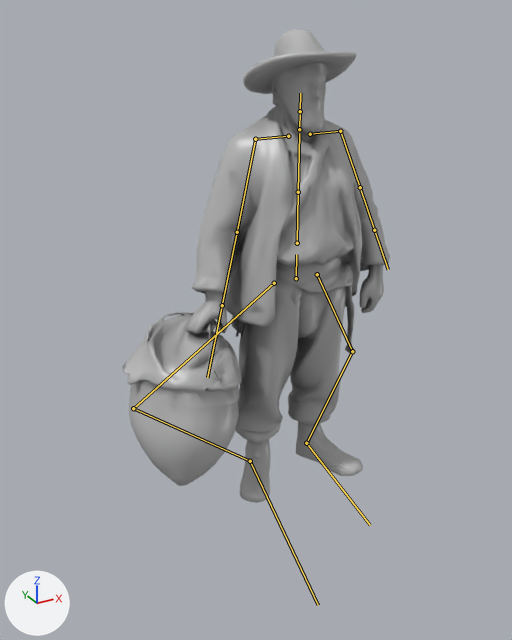
A saved change to the glTF model app/story/models/cargador.glb.
Rendered twice from a camera (50 mm lens) standing at (-1.34, -2.08, 1.8) and looking at (-0.15, 0.1, 0.71). The lights are fixed; the arrows at lower left show +X, +Y and +Z. The first picture is the older version. The bones that bend it are drawn over the model as lines.

Objects in the first picture: 'cargador'.
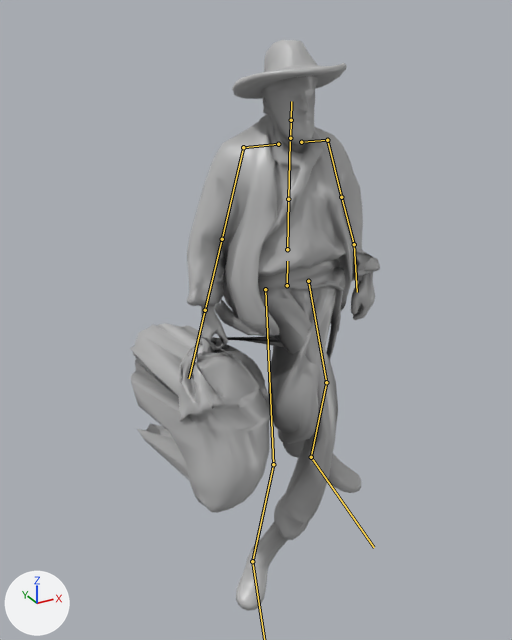
The newer file adds an action. The first version stands in its rest pose; the second is drawn at frame 150 of the action 'Rest'.

Boxes (x1, y1, x2, y2) around the edits, measured in the pictures (512 x 640 px):
'cargador', posed (6% narrower, 20% taller): before (123, 29, 390, 503); after (130, 40, 380, 611)
bone 'hips', root to tip: before (296, 278) to (296, 254); after (287, 285) to (287, 261)
bone 'spine', root to tip: before (297, 243) to (298, 192); after (287, 249) to (288, 199)
bone 'chest', root to tip: before (298, 192) to (299, 133); after (288, 199) to (290, 141)
bone 'neck', root to tip: before (299, 129) to (300, 111); after (290, 138) to (291, 120)
bone 'head', root to tip: before (300, 111) to (300, 93); after (291, 120) to (291, 101)
bone 'shoulder.L', root to tip: before (310, 134) to (340, 131); after (301, 142) to (327, 140)
bone 'upper_arm.L', root to tip: before (340, 131) to (360, 187); after (327, 140) to (341, 197)
bone 'forearm.L', root to tip: before (360, 187) to (374, 230); after (341, 197) to (354, 244)
bone 'hand.L', root to tip: before (374, 230) to (388, 269); after (354, 244) to (357, 292)
bone 'thigh.L', root to tip: before (317, 274) to (352, 351); after (308, 281) to (326, 382)
bone 'shin.L', root to tip: before (352, 351) to (306, 443); after (326, 382) to (311, 457)
bone 'foot.L', root to tip: before (306, 443) to (370, 525); after (311, 457) to (374, 547)
bone 'thigh.R', root to tip: before (274, 283) to (133, 408); after (265, 289) to (273, 464)
bone 'shin.R', root to tip: before (133, 408) to (250, 461); after (273, 464) to (252, 561)

The change in detail:
Bone 'hips' (bone_hips) moves from (0.0, 0.0, 0.0) to (-0.033, -0.024, -0.007).
Bone 'hips' (bone_hips) turns from (0, 0, 0) to (-2, 1, -1) degrees about its own x, y and z.
Bone 'spine' (bone_spine) turns from (0, 0, 0) to (4, -4, 1) degrees about its own x, y and z.
Bone 'chest' (bone_chest) turns from (0, 0, 0) to (2, -3, 1) degrees about its own x, y and z.
Bone 'neck' (bone_neck) turns from (0, 0, 0) to (-1, 2, -2) degrees about its own x, y and z.
Bone 'head' (bone_head) turns from (0, 0, 0) to (3, -1, 4) degrees about its own x, y and z.
Bone 'shoulder.L' (bone_shoulder_l) turns from (0, 0, 0) to (-5, 1, 18) degrees about its own x, y and z.
Bone 'upper_arm.L' (bone_upper_arm_l) turns from (0, 0, 0) to (-5, 36, -3) degrees about its own x, y and z.
Bone 'forearm.L' (bone_forearm_l) turns from (0, 0, 0) to (-27, -3, -9) degrees about its own x, y and z.
Bone 'hand.L' (bone_hand_l) turns from (0, 0, 0) to (10, -3, 14) degrees about its own x, y and z.
Bone 'thigh.L' (bone_thigh_l) turns from (0, 0, 0) to (-19, -5, 16) degrees about its own x, y and z.
Bone 'shin.L' (bone_shin_l) turns from (0, 0, 0) to (7, -20, -57) degrees about its own x, y and z.
Bone 'foot.L' (bone_foot_l) turns from (0, 0, 0) to (7, -31, 14) degrees about its own x, y and z.
Bone 'thigh.R' (bone_thigh_r) turns from (0, 0, 0) to (-50, 3, -29) degrees about its own x, y and z.
Bone 'shin.R' (bone_shin_r) turns from (0, 0, 0) to (-39, 61, 69) degrees about its own x, y and z.
Bone 'foot.R' (bone_foot_r) turns from (0, 0, 0) to (-14, 50, -33) degrees about its own x, y and z.
